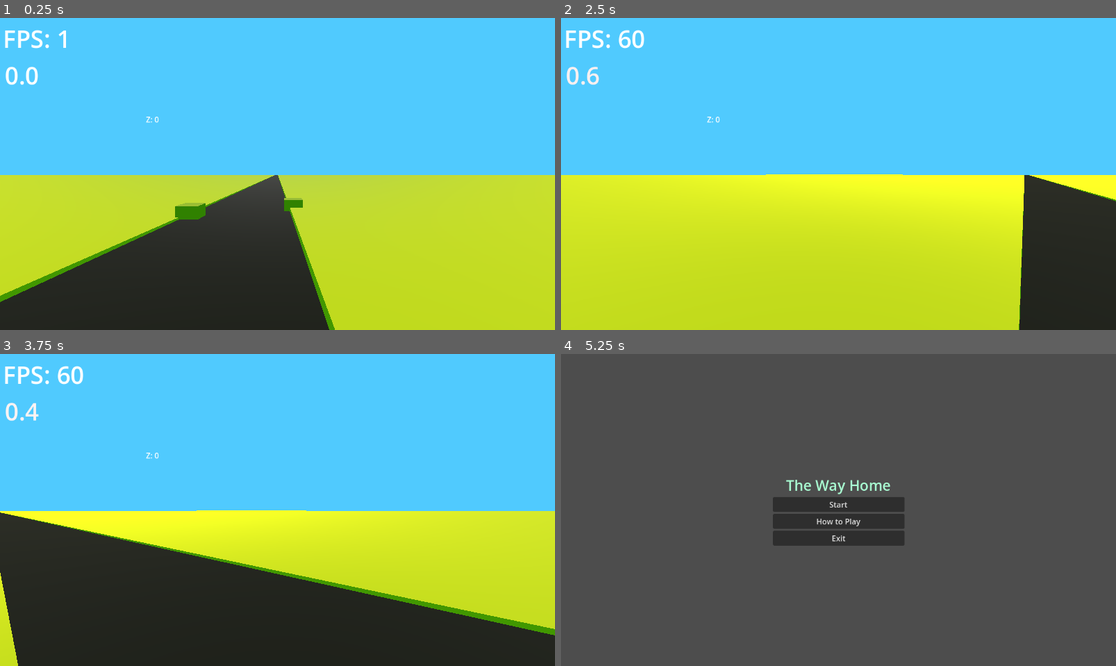
Above: before the commit, frames 1-4 (two rows, left to right).
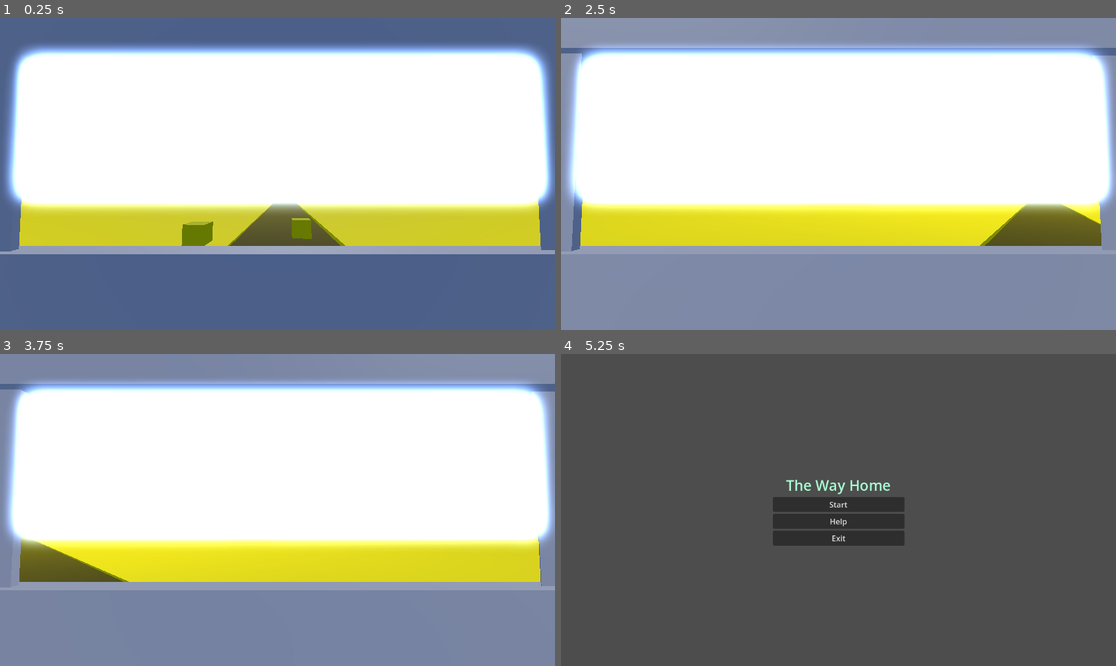
Above: after the commit, the same moments.

Repository: VHSDIR/thewayhome
Game: Godot game, scene res://scenes/main.tscn
Two runs of this game, one before a commit and one after it. Both use one fixed random seed, a clock stepped at 60 frames per second and the inputs below. This scene is started directly instead of the project's main scene.
Inputs (mouse positions are in pixels of both pictures, inside the frame that each line leads up to):
- Up to frame 1 (0.25 s): no input
- Up to frame 2 (2.5 s): tap Enter at 0.5 s; hold D (rotate_right) 0.53-1.28 s; hold W (move_front) 0.53-1.28 s; hold S (move_back) 1.28-2.03 s; tap W (move_front) at 1.35 s; hold D (rotate_right) from 2.03 s (still down); hold W (move_front) from 2.03 s (still down)
- Up to frame 3 (3.75 s): release W (move_front) at 2.78 s; tap W (move_front) at 2.85 s; release D (rotate_right) at 3.53 s; hold A (rotate_left) from 3.53 s (still down); hold W (move_front) from 3.53 s (still down)
- Up to frame 4 (5.25 s): tap Escape (ui_cancel) at 4.15 s; release A (rotate_left) at 4.25 s; release W (move_front) at 4.25 s; click (838, 522) at 4.25 s, where only the run before the commit has a clickable "How to Play"; click "Go Back" at 5 s

The runs differ from the first frame. In frame 1, 93% of the frame differs, in the area x 0-100%, y 0-100%; in frame 2, 92%; in frame 3, 94%; in frame 4, less than 0.1%.

Commit message:
Add files via upload

Diff:
--- a/src/project.godot
+++ b/src/project.godot
@@ -17,6 +17,10 @@
 boot_splash/bg_color=Color(0, 0, 0, 1)
 boot_splash/show_image=false
 config/icon="res://assets/icon.svg"
+
+[autoload]
+
+Global="*res://scripts/global.gd"
 
 [display]
 
@@ -52,3 +56,8 @@
 , Object(InputEventKey,"resource_local_to_scene":false,"resource_name":"","device":0,"window_id":0,"alt_pressed":false, …(185 unchanged characters)…
 ]
 }
+toggle_ui={
+"deadzone": 0.5,
+"events": [Object(InputEventKey,"resource_local_to_scene":false,"resource_name":"","device":0,"window_id":0,"alt_pressed":false,"shift_pressed":false,"ctrl_pressed":false,"meta_pressed":false,"pressed":false,"keycode":0,"physical_keycode":4194332,"key_label":0,"unicode":0,"location":0,"echo":false,"script":null)
+]
+}
--- a/src/scenes/help_menu.tscn
+++ b/src/scenes/help_menu.tscn
@@ -2,7 +2,7 @@
 
 [ext_resource type="Script" path="res://scripts/help_menu.gd" id="1_ct68e"]
 
-[node name="HowToPlay" type="Control"]
+[node name="HelpMenu" type="Control"]
 layout_mode = 3
 anchors_preset = 15
 anchor_right = 1.0
--- a/src/scenes/main.tscn
+++ b/src/scenes/main.tscn
@@ -1,75 +1,37 @@
-[gd_scene load_steps=6 format=3 uid="uid://0fje57i0c0sj"]
+[gd_scene load_steps=5 format=3 uid="uid://0fje57i0c0sj"]
 
 [ext_resource type="PackedScene" uid="uid://d26te0gv7khjd" path="res://scenes/block.tscn" id="1_w5kyn"]
-[ext_resource type="Script" path="res://scripts/player.gd" id="2_xrftk"]
+[ext_resource type="PackedScene" uid="uid://cs8f1p76tn61f" path="res://scenes/player.tscn" id="2_4guff"]
 [ext_resource type="PackedScene" uid="uid://d2754k6brsb7x" path="res://scenes/terrain.tscn" id="3_x3jfn"]
 
-[sub_resource type="Environment" id="Environment_veiwc"]
+[sub_resource type="Environment" id="Environment_d8eq5"]
 background_mode = 1
-background_color = Color(0.313799, 0.792279, 0.995409, 1)
-ambient_light_energy = 1.17
+background_color = Color(0.517957, 0.674064, 1, 1)
+glow_enabled = true
+glow_intensity = 1.9
+glow_strength = 1.24
+fog_enabled = true
+fog_light_color = Color(0.770425, 0.735434, 7.70092e-07, 1)
 
-[sub_resource type="BoxShape3D" id="BoxShape3D_nx46y"]
-
-[node name="main" type="Node3D"]
-
-[node name="DirectionalLight3D" type="DirectionalLight3D" parent="."]
-transform = Transform3D(1, 0, 0, 0, 0.707107, 0.707107, 0, -0.707107, 0.707107, 0, 26.4884, 39.4248)
-
-[node name="WorldEnvironment" type="WorldEnvironment" parent="DirectionalLight3D"]
-environment = SubResource("Environment_veiwc")
+[node name="Main" type="Node3D"]
 
 [node name="Level" type="Node3D" parent="."]
 
-[node name="Node3D2" parent="Level" instance=ExtResource("1_w5kyn")]
-transform = Transform3D(1, 0, 0, 0, 1, 0, 0, 0, 1, 4, 1.5, 10)
+[node name="Block" parent="Level" instance=ExtResource("1_w5kyn")]
+transform = Transform3D(1, 0, 0, 0, 1, 0, 0, 0, 1, -0.8805, 0.935375, 12.0031)
 
-[node name="Node3D7" parent="Level" instance=ExtResource("1_w5kyn")]
-transform = Transform3D(1, 0, 0, 0, 1, 0, 0, 0, 1, -0.876879, 1.5, 12)
+[node name="Block2" parent="Level" instance=ExtResource("1_w5kyn")]
+transform = Transform3D(1, 0, 0, 0, 1, 0, 0, 0, 1, 4, 0.993688, 10)
 
-[node name="CharacterBody3D" type="CharacterBody3D" parent="."]
-transform = Transform3D(1, 0, 0, 0, 1, 0, 0, 0, 1, 0, 1, 0.57453)
-script = ExtResource("2_xrftk")
+[node name="DirectionalLight3D" type="DirectionalLight3D" parent="Level"]
+transform = Transform3D(1, 0, 0, 0, 0.707107, 0.707107, 0, -0.707107, 0.707107, 0, 26.4884, 39.4248)
 
-[node name="Camera3D" type="Camera3D" parent="CharacterBody3D"]
-transform = Transform3D(-1, 0, -8.74228e-08, 0, 1, 0, 8.74228e-08, 0, -1, 0, 1.61059, 0)
+[node name="WorldEnvironment" type="WorldEnvironment" parent="Level"]
+environment = SubResource("Environment_d8eq5")
 
-[node name="CollisionShape3D" type="CollisionShape3D" parent="CharacterBody3D"]
-transform = Transform3D(1, 0, 0, 0, 1, 0, 0, 0, 1, 0, 1, 0)
-shape = SubResource("BoxShape3D_nx46y")
+[node name="Terrain" parent="Level" instance=ExtResource("3_x3jfn")]
 
-[node name="Control" type="Control" parent="CharacterBody3D"]
-layout_mode = 3
-anchors_preset = 0
-offset_left = 303.0
-offset_top = 199.0
-offset_right = 609.0
-offset_bottom = 314.0
+[node name="Player" parent="." instance=ExtResource("2_4guff")]
+transform = Transform3D(0.999391, 0, 0.0348995, 0, 1, 0, -0.0348995, 0, 0.999391, 0, 0, 0)
 
-[node name="SpeedMeter" type="Label" parent="CharacterBody3D/Control"]
-layout_mode = 1
-offset_left = -293.0
-offset_top = -115.0
-offset_right = -139.0
-offset_bottom = -45.0
-theme_override_font_sizes/font_size = 50
-text = "0"
-vertical_alignment = 1
-
-[node name="FPS" type="Label" parent="CharacterBody3D/Control"]
-layout_mode = 0
-offset_left = -297.0
-offset_top = -191.0
-offset_right = -143.0
-offset_bottom = -121.0
-theme_override_font_sizes/font_size = 50
-text = "FPS: 0"
-vertical_alignment = 1
-
-[node name="CurrentZ" type="Label" parent="CharacterBody3D/Control"]
-layout_mode = 0
-offset_right = 329.0
-offset_bottom = 172.0
-
-[node name="terrain" parent="." instance=ExtResource("3_x3jfn")]
-transform = Transform3D(1, 0, 0, 0, 1, 0, 0, 0, 1, 1.83404, 0.912781, 0.259051)
+[node name="Node3D" type="Node3D" parent="Player"]
--- a/src/scenes/main_menu.tscn
+++ b/src/scenes/main_menu.tscn
@@ -41,14 +41,14 @@
 layout_mode = 2
 text = "Start"
 
-[node name="How to Play" type="Button" parent="MarginContainer/VBoxContainer"]
+[node name="Help" type="Button" parent="MarginContainer/VBoxContainer"]
 layout_mode = 2
-text = "How to Play"
+text = "Help"
 
 [node name="Exit" type="Button" parent="MarginContainer/VBoxContainer"]
 layout_mode = 2
 text = "Exit"
 
 [connection signal="pressed" from="MarginContainer/VBoxContainer/Start" to="." method="_on_start_pressed"]
-[connection signal="pressed" from="MarginContainer/VBoxContainer/How to Play" to="." method="_on_how_to_play_pressed"]
+[connection signal="pressed" from="MarginContainer/VBoxContainer/Help" to="." method="_on_help_pressed"]
 [connection signal="pressed" from="MarginContainer/VBoxContainer/Exit" to="." method="_on_exit_pressed"]
--- /dev/null
+++ b/src/scenes/player.tscn
@@ -0,0 +1,89 @@
+[gd_scene load_steps=4 format=3 uid="uid://cs8f1p76tn61f"]
+
+[ext_resource type="Script" path="res://scripts/player.gd" id="1_cm6tq"]
+
+[sub_resource type="BoxMesh" id="BoxMesh_5ekr0"]
+
+[sub_resource type="BoxShape3D" id="BoxShape3D_kfv1j"]
+
+[node name="Player" type="Node3D"]
+
+[node name="CharacterBody3D" type="CharacterBody3D" parent="."]
+transform = Transform3D(1, 0, 0, 0, 1, 0, 0, 0, 1, 0, 1, 0.57453)
+script = ExtResource("1_cm6tq")
+
+[node name="Camera3D" type="Camera3D" parent="CharacterBody3D"]
+transform = Transform3D(-1, 8.013e-09, 8.70548e-08, 0, 0.99579, -0.091658, -8.74228e-08, -0.091658, -0.99579, 0, 2, 0)
+
+[node name="Bus" type="CharacterBody3D" parent="CharacterBody3D/Camera3D"]
+transform = Transform3D(-1, 7.69764e-16, 8.74228e-08, -3.50386e-09, 0.999196, -0.0400795, -8.73525e-08, -0.0400795, -0.999196, -5.0227e-08, -2.73983, 0.463932)
+
+[node name="MeshInstance3D" type="MeshInstance3D" parent="CharacterBody3D/Camera3D/Bus"]
+transform = Transform3D(10.1785, 0, 0, 0, 5.47308, 0, 0, 0, 0.260503, 0, 6.86, 2.5)
+mesh = SubResource("BoxMesh_5ekr0")
+skeleton = NodePath("")
+
+[node name="MeshInstance3D2" type="MeshInstance3D" parent="CharacterBody3D/Camera3D/Bus"]
+transform = Transform3D(10.1785, 0, 0, 0, 5.47308, 0, 0, 0, 0.260503, 0, -0.687, 2.5)
+mesh = SubResource("BoxMesh_5ekr0")
+skeleton = NodePath("")
+
+[node name="MeshInstance3D3" type="MeshInstance3D" parent="CharacterBody3D/Camera3D/Bus"]
+transform = Transform3D(2.12286, 0, 0, 0, 29.9546, 0, 0, 0, 0.0678616, 3.79685, 6.038, 2.5)
+mesh = SubResource("BoxMesh_5ekr0")
+skeleton = NodePath("")
+
+[node name="MeshInstance3D4" type="MeshInstance3D" parent="CharacterBody3D/Camera3D/Bus"]
+transform = Transform3D(4.507, 0, 0, 0, 10, 0, 0, 0, 0.005, -5, 3.761, 2.5)
+mesh = SubResource("BoxMesh_5ekr0")
+skeleton = NodePath("")
+
+[node name="MeshInstance3D5" type="MeshInstance3D" parent="CharacterBody3D/Camera3D/Bus"]
+transform = Transform3D(2035.7, -9.09495e-13, -3.55271e-15, -1.81899e-12, 1094.62, 9.31323e-10, 2.91038e-11, -3.8147e-06, 0.260503, 7.95808e-13, 5.13475, -25.2273)
+mesh = SubResource("BoxMesh_5ekr0")
+skeleton = NodePath("")
+
+[node name="CollisionShape3D" type="CollisionShape3D" parent="CharacterBody3D"]
+transform = Transform3D(1, 0, 0, 0, 1, 0, 0, 0, 1, 0, 1, 0)
+shape = SubResource("BoxShape3D_kfv1j")
+
+[node name="Control" type="Control" parent="CharacterBody3D"]
+layout_mode = 3
+anchors_preset = 0
+offset_left = 303.0
+offset_top = 199.0
+offset_right = 609.0
+offset_bottom = 314.0
+
+[node name="SpeedMeter" type="Label" parent="CharacterBody3D/Control"]
+layout_mode = 1
+offset_left = 612.0
+offset_top = 778.0
+offset_right = 766.0
+offset_bottom = 848.0
+theme_override_font_sizes/font_size = 50
+text = "0"
+horizontal_alignment = 1
+vertical_alignment = 1
+
+[node name="FPS" type="Label" parent="CharacterBody3D/Control"]
+layout_mode = 0
+offset_left = -297.0
+offset_top = -191.0
+offset_right = 346.0
+offset_bottom = -121.0
+theme_override_font_sizes/font_size = 50
+text = "FPS: 0"
+vertical_alignment = 1
+
+[node name="CurrentZ" type="Label" parent="CharacterBody3D/Control"]
+layout_mode = 0
+offset_left = -285.0
+offset_top = -124.0
+offset_right = -103.0
+offset_bottom = -69.0
+theme_override_font_sizes/font_size = 40
+text = "0"
+vertical_alignment = 1
+
+[node name="Node3D" type="Node3D" parent="."]
--- a/src/scripts/main_menu.gd
+++ b/src/scripts/main_menu.gd
@@ -2,7 +2,7 @@
 extends Control
 func _on_start_pressed() -> void:
 	get_tree().change_scene_to_file("res://scenes/main.tscn")
-func _on_how_to_play_pressed() -> void:
+func _on_help_pressed() -> void:
 	get_tree().change_scene_to_file("res://scenes/help_menu.tscn")
 func _on_exit_pressed() -> void:
 	get_tree().quit()
--- a/src/scripts/player.gd
+++ b/src/scripts/player.gd
@@ -5,15 +5,25 @@
 const ROTATION_SPEED = 2.0
 const LOOPING_DISTANCE = 300
 var PREVIOUS_POSITION: Vector3
+var ui_visible = false
 @export var camera_node: Node3D
-
+func _ready():
+	$Control/SpeedMeter.visible = false
+	$Control/FPS.visible = false
+	$Control/CurrentZ.visible = false
 func float_to_speed(value: float) -> String:
 	return "%0.1f" % value
-
 func get_speed_color(speed: float) -> Color:
 	var t = speed / MAX_SPEED
 	return Color(1, 1 - t, 1 - t)
+func toggle_ui_visibility():
+	ui_visible = not ui_visible
+	$Control/SpeedMeter.visible = ui_visible
+	$Control/FPS.visible = ui_visible
+	$Control/CurrentZ.visible = ui_visible
 func _process(_delta):
+	if Input.is_action_just_pressed("toggle_ui"):
+		toggle_ui_visibility()
 	if Input.is_action_just_pressed("ui_cancel"):
 		get_tree().change_scene_to_file("res://scenes/main_menu.tscn")
 func _physics_process(delta):
@@ -48,10 +58,7 @@
 	$Control/SpeedMeter.modulate = get_speed_color(CURRENT_SPEED)
 	var fps = Engine.get_frames_per_second()
 	$Control/FPS.text = "FPS: %d" % fps
-
 	$Control/CurrentZ.text = "Z: %d" % position.z
-
 	if position.z > LOOPING_DISTANCE:
 		position.z = -LOOPING_DISTANCE
-
 	move_and_slide()
